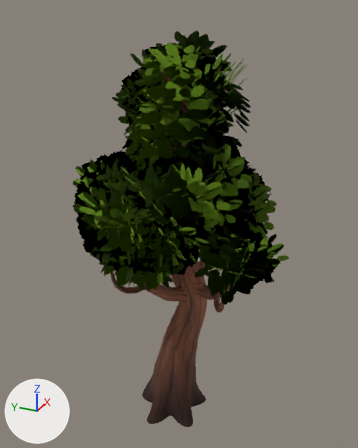
Before and after pictures for a commit that changed the glTF model assets/nature/CommonTree_2.gltf.
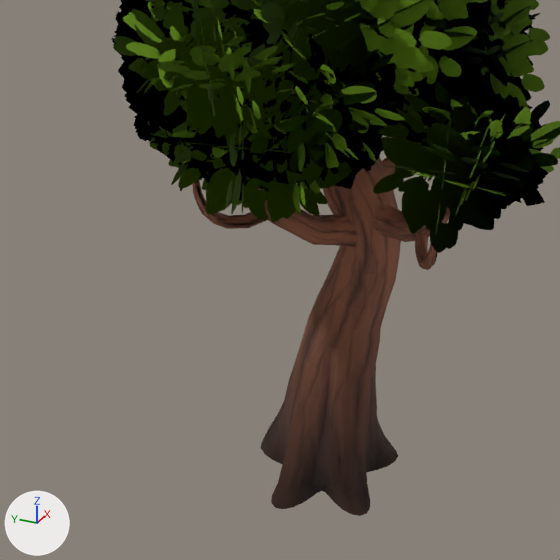
Each version appears first whole from a 50 mm lens placed at (-7.4, -3.48, 7.75), pointed at (0.12, -0.09, 3.99), and next in a close-up on the part from 6% to 79% of the width and 42% to 100% of the height. Every picture has the same lights, and +X, +Y and +Z are marked at lower left. The first two pictures are the older version.

Names of what the first close-up shows: 'CommonTree_2'.
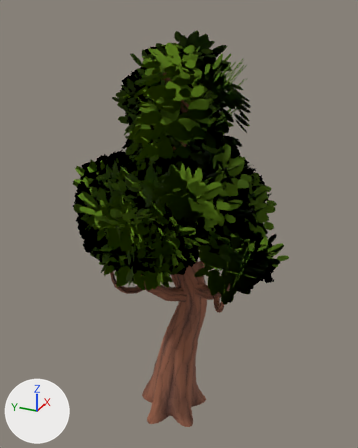
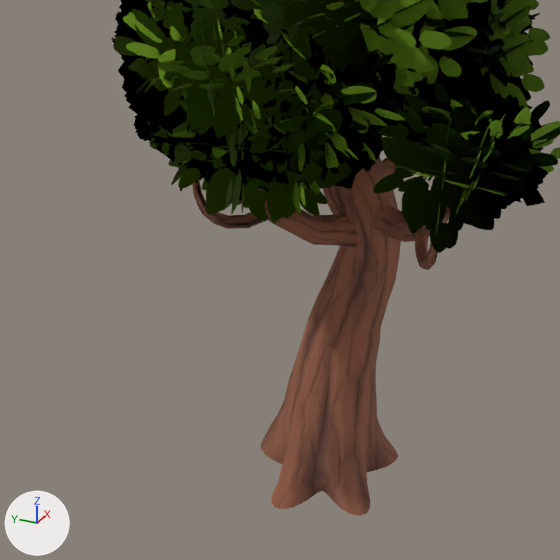
Where the newer file only moved an object's origin or applied its transform, the numbers keep the older frame.

What differs and where, as boxes (x1, y1, x2, y2) in the close-ups (560 x 560 px):
```json
{"object": "CommonTree_2", "change": "recoloured", "before": [261, 201, 398, 516], "after": [261, 201, 398, 516], "on screen": "lighter"}
```

Edits to the scene script, one JSON object a line:
```json
{"block": "mat_bark_normaltree", "change": "nodes: BsdfPrincipled, Math x3, Mix, NormalMap, OutputMaterial, TexImage x2, VertexColor"}
{"block": "mat_bark_normaltree", "change": "nodes: BsdfPrincipled, Math x2, NormalMap, OutputMaterial, TexImage x2"}
{"block": "mat_leaves_normaltree", "change": "nodes: BsdfPrincipled, Math x3, Mix, OutputMaterial, TexImage, VertexColor"}
{"block": "mat_leaves_normaltree", "change": "nodes: BsdfPrincipled, Math x2, OutputMaterial, TexImage"}
```
